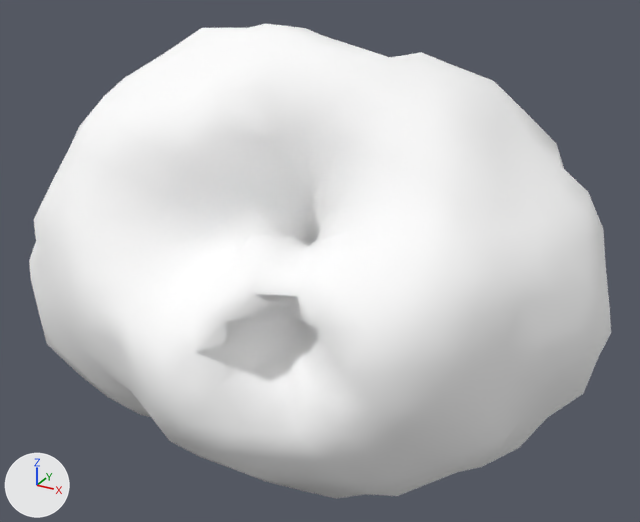
Before and after pictures for a commit that changed the glTF model assets/asteroids/asteroid_03.glb.
Both versions are drawn from a 50 mm camera at (1.59, -2.89, 1.48) aimed at (0.01, -0.03, 0.05). The lights are fixed; the arrows at lower left show +X, +Y and +Z. The picture after the commit comes second. Vertices at exactly the same position are counted once.

Objects in the first picture: 'Asteroid_03'.
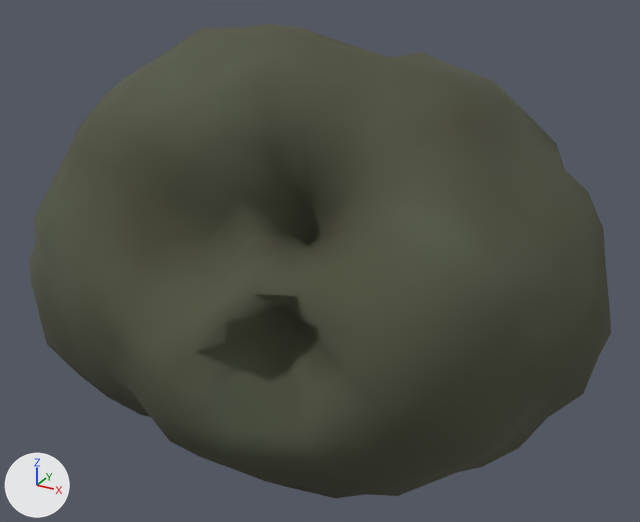
Edits to the bpy script that builds the scene:
```text
Change mat_asteroidrock_03:
    where n0 = _N.new('ShaderNodeBsdfPrincipled'); n0.name = 'Principled BSDF'
    remove n0.inputs[0].default_value = (1.0, 1.0, 1.0, 1.0)  # 'Base Color', white #ffffff
    n0.inputs[1].default_value: 0.0119 -> 0.024  # 'Metallic'
    n0.inputs[2].default_value: 0.884 -> 0.951  # 'Roughness'
    add n2 = _N.new('ShaderNodeVertexColor'); n2.name = 'Color Attribute'
    add _L.new(n2.outputs[0], n0.inputs[0])  # 'Color' to 'Base Color'
Change me_icosphere:
    where me_icosphere.from_pydata(...)  # 642 vertices, 1280 faces; spans x -1.14..1.15, y -1.02..0.97, z -0.81..0.95
    used by ob_asteroid_03; location = (0.0, 0.0, 0.0)
    me_icosphere part 1: vertex colours changed
```

Pixel boxes (x1, y1, x2, y2) of what changed, in the pictures (640 x 522 px):
'Asteroid_03', recoloured (darker)
    both: (29, 24, 611, 498)
